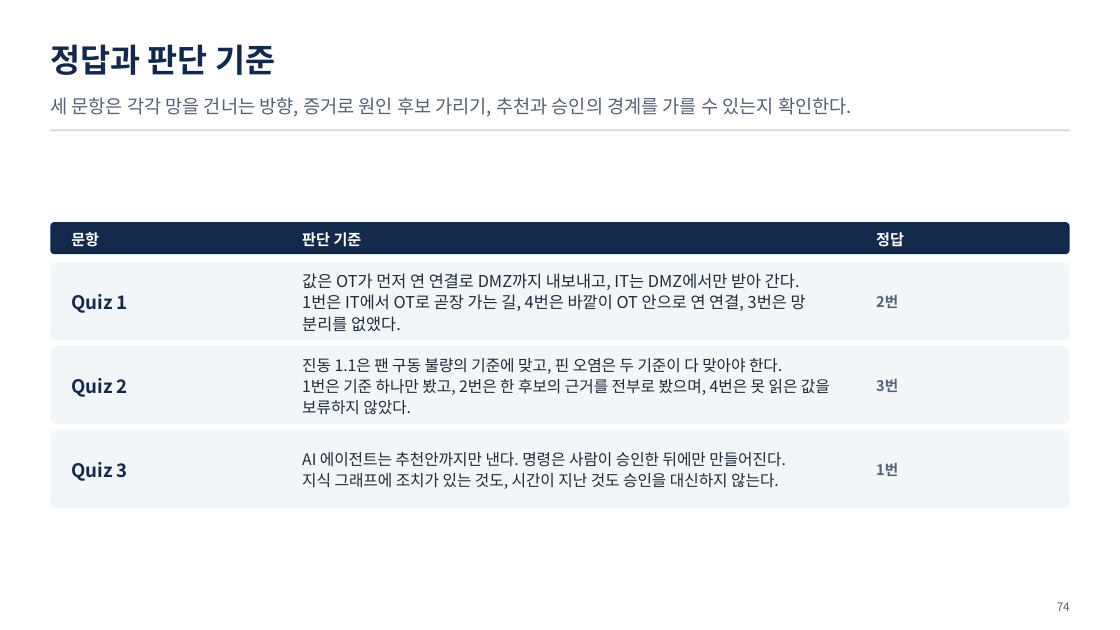
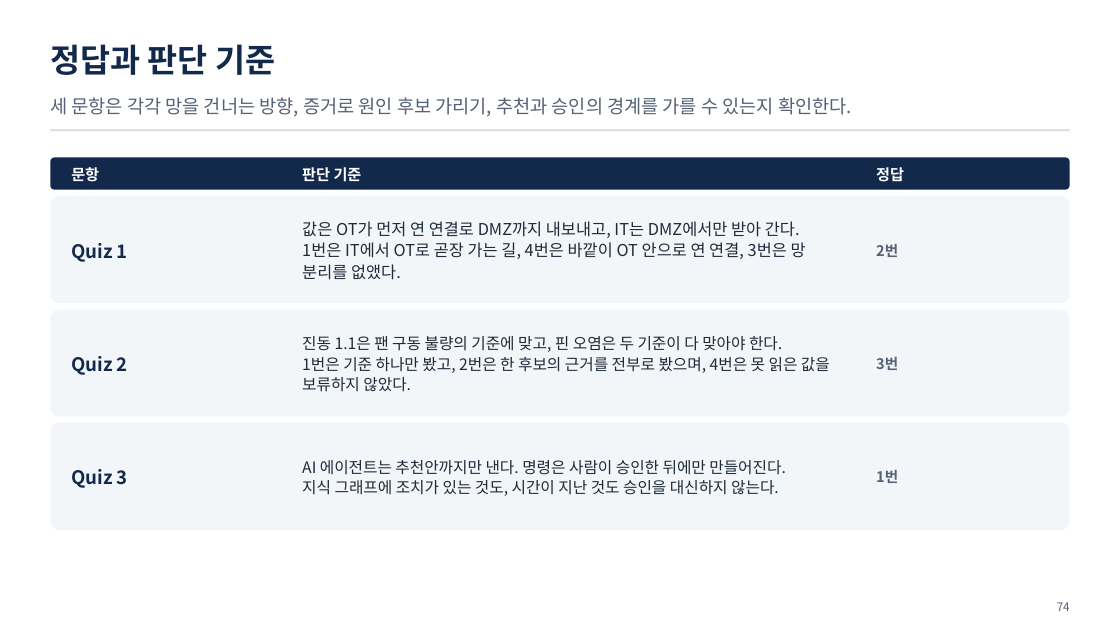
Before and after one commit to uengine-oss/hyd-iot-edu, a slide deck: slide 74 of workspace/강의제작/산출물/통합반/이론/01회차/통합반_01일차.pptx. Drawn at 1120x630 pixels with LibreOffice and Linux fonts; fonts in the diff are those of the drawing. Boxes give left, top, right and bottom in pixels: in the first picture for what was removed or moved away, otherwise in the second. Text is boxed around its words. In the diff, an @@ line names an element or a change of style, - is before the commit and + after.

```diff
--- a/workspace/강의제작/산출물/통합반/이론/01회차/통합반_01일차.pptx
+++ b/workspace/강의제작/산출물/통합반/이론/01회차/통합반_01일차.pptx
@@ 3 texts, 1 rounded rectangle: place and size @@
-3 texts, 1 rounded rectangle at bbox=[50, 222, 1070, 254]
+3 texts, 1 rounded rectangle at bbox=[50, 158, 1070, 190]
@@ rounded rectangle: place and size @@
-rounded rectangle at bbox=[50, 262, 1070, 340]
+rounded rectangle at bbox=[50, 196, 1070, 302]
@@ text "Quiz 1": place and size @@
-text "Quiz 1" at bbox=[71, 294, 128, 313]
+text "Quiz 1" at bbox=[71, 243, 128, 262]
@@ text "값은 OT가 먼저 연 연결로 ...": place and size @@
-text "값은 OT가 먼저 연 연결로 ..." at bbox=[302, 273, 806, 332]
+text "값은 OT가 먼저 연 연결로 ..." at bbox=[302, 221, 806, 280]
@@ text "2번": place and size @@
-text "2번" at bbox=[876, 295, 898, 308]
+text "2번" at bbox=[876, 244, 898, 257]
@@ rounded rectangle: place and size @@
-rounded rectangle at bbox=[50, 346, 1070, 424]
+rounded rectangle at bbox=[50, 309, 1070, 416]
@@ text "Quiz 2": place and size @@
-text "Quiz 2" at bbox=[71, 378, 128, 397]
+text "Quiz 2" at bbox=[71, 356, 128, 375]
@@ text "진동 1.1은 팬 구동 불량의 ...": place and size @@
-text "진동 1.1은 팬 구동 불량의 ..." at bbox=[302, 358, 830, 415]
+text "진동 1.1은 팬 구동 불량의 ..." at bbox=[302, 336, 830, 392]
@@ text "3번": place and size @@
-text "3번" at bbox=[876, 379, 898, 392]
+text "3번" at bbox=[876, 357, 898, 370]
@@ rounded rectangle: place and size @@
-rounded rectangle at bbox=[50, 430, 1070, 508]
+rounded rectangle at bbox=[50, 423, 1070, 529]
@@ text "Quiz 3": place and size @@
-text "Quiz 3" at bbox=[71, 462, 128, 481]
+text "Quiz 3" at bbox=[71, 469, 128, 488]
@@ text "AI 에이전트는 추천안까지만 낸다. 명령은 ...": place and size @@
-text "AI 에이전트는 추천안까지만 낸다. 명령은 ..." at bbox=[302, 452, 786, 489]
+text "AI 에이전트는 추천안까지만 낸다. 명령은 ..." at bbox=[302, 460, 786, 496]
@@ text "1번": place and size @@
-text "1번" at bbox=[876, 463, 898, 476]
+text "1번" at bbox=[876, 470, 898, 483]
```
Also in this commit, not shown: 10 other slides changed, 2 other files.
